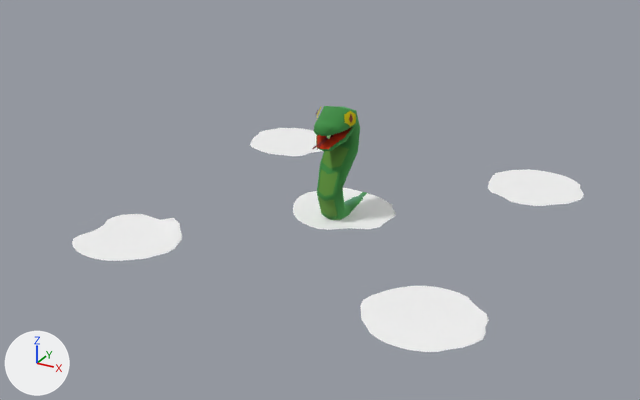
A saved change to the glTF model assets/old_gods/map2.glb.
Before and after are seen from a 50 mm lens placed at (1.85, -3.6, 1.79), pointed at (-0.05, -0.15, 0.07). The axes (+X, +Y, +Z) are drawn at lower left. The lights are the same throughout. Where no turn or scale is listed for an object, it has been applied to the vertices. Vertices at the same position are counted once.

Before the edit, the objects in view are built like this:
```python
me_cylinder = bpy.data.meshes.new('Cylinder')
me_cylinder.from_pydata(...)  # 291 vertices, 530 faces; spans x -0.099..0.099, y -0.322..0.254, z -0.006..0.601
me_cylinder.materials.append(mat_f3dlite_material)
me_cylinder_007 = bpy.data.meshes.new('Cylinder.007')
me_cylinder_007.from_pydata(...)  # 32 vertices, 30 faces; spans x -0.269..0.258, y -0.25..0.25, z 0.1
me_cylinder_007.materials.append(mat_f3dlite_material_007)
me_cylinder_008 = bpy.data.meshes.new('Cylinder.008')
me_cylinder_008.from_pydata(...)  # 32 vertices, 30 faces; spans x -0.245..0.259, y -0.25..0.25, z 0.1
me_cylinder_008.materials.append(mat_f3dlite_material_008)
ob_cylinder_006 = bpy.data.objects.new('Cylinder.006', me_cylinder_007)
ob_cylinder_006.location = (0.75, -0.75, -0.136)
ob_cylinder_007 = bpy.data.objects.new('Cylinder.007', me_cylinder_008)
ob_cylinder_007.location = (0.75, 0.75, -0.136)
ob_snake = bpy.data.objects.new('Snake', me_cylinder)
ob_snake.location = (0.0, 0.028, -0.073)
# also in view: 'Cylinder.008' at (-0.74, 0.74, -0.04); 'Cylinder.009' at (-0.01, 0.01, -0.04); 'Cylinder.005' at (-0.71, -0.75, -0.03)
```
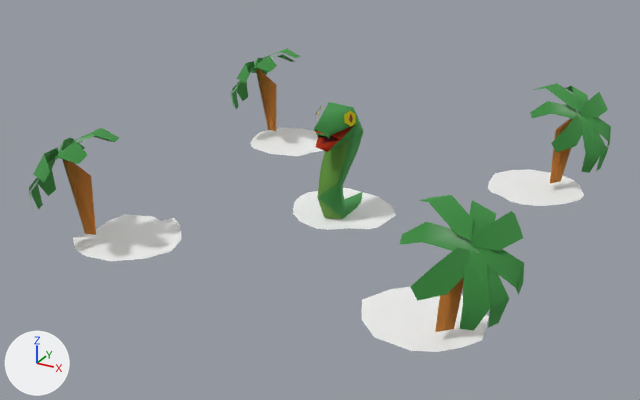
Location of each change, (x1, y1, x2, y2) in pixels of the pictures (640 x 400 px):
'Palm_Tree', added
    after: (399, 195, 524, 332)
'Snake', reshaped (9% narrower)
    before: (313, 106, 369, 220)
    after: (314, 102, 365, 219)
'Palm_Tree.003', added
    after: (530, 83, 611, 184)
'Palm_Tree.001', added
    after: (29, 128, 119, 235)
'Palm_Tree.002', added
    after: (231, 49, 300, 131)

Patch to the scene script:
```diff
--- a/assets/old_gods/map2.glb.py
+++ b/assets/old_gods/map2.glb.py
@@ mat_f3dlite_material_004 @@
+mat_f3dlite_material_004 = bpy.data.materials.new('f3dlite_material.004')
+mat_f3dlite_material_004.use_nodes = True; mat_f3dlite_material_004.node_tree.nodes.clear()
+_N = mat_f3dlite_material_004.node_tree.nodes; _L = mat_f3dlite_material_004.node_tree.links
+n0 = _N.new('ShaderNodeBsdfPrincipled'); n0.name = 'Principled BSDF'
+n0.inputs[1].default_value = 1.0  # 'Metallic'
+n0.inputs[2].default_value = 1.0  # 'Roughness'
+n1 = _N.new('ShaderNodeOutputMaterial'); n1.name = 'Material Output'
+n2 = _N.new('ShaderNodeVertexColor'); n2.name = 'Color Attribute'
+_L.new(n0.outputs[0], n1.inputs[0])  # 'BSDF' to 'Surface'
+_L.new(n2.outputs[0], n0.inputs[0])  # 'Color' to 'Base Color'
@@ mat_f3dlite_material_003 @@
+mat_f3dlite_material_003 = bpy.data.materials.new('f3dlite_material.003')
+mat_f3dlite_material_003.use_nodes = True; mat_f3dlite_material_003.node_tree.nodes.clear()
+_N = mat_f3dlite_material_003.node_tree.nodes; _L = mat_f3dlite_material_003.node_tree.links
+n0 = _N.new('ShaderNodeBsdfPrincipled'); n0.name = 'Principled BSDF'
+n0.inputs[1].default_value = 1.0  # 'Metallic'
+n0.inputs[2].default_value = 1.0  # 'Roughness'
+n1 = _N.new('ShaderNodeOutputMaterial'); n1.name = 'Material Output'
+n2 = _N.new('ShaderNodeVertexColor'); n2.name = 'Color Attribute'
+_L.new(n0.outputs[0], n1.inputs[0])  # 'BSDF' to 'Surface'
+_L.new(n2.outputs[0], n0.inputs[0])  # 'Color' to 'Base Color'
@@ mat_f3dlite_material_002 @@
+mat_f3dlite_material_002 = bpy.data.materials.new('f3dlite_material.002')
+mat_f3dlite_material_002.use_nodes = True; mat_f3dlite_material_002.node_tree.nodes.clear()
+_N = mat_f3dlite_material_002.node_tree.nodes; _L = mat_f3dlite_material_002.node_tree.links
+n0 = _N.new('ShaderNodeBsdfPrincipled'); n0.name = 'Principled BSDF'
+n0.inputs[1].default_value = 1.0  # 'Metallic'
+n0.inputs[2].default_value = 1.0  # 'Roughness'
+n1 = _N.new('ShaderNodeOutputMaterial'); n1.name = 'Material Output'
+n2 = _N.new('ShaderNodeVertexColor'); n2.name = 'Color Attribute'
+_L.new(n0.outputs[0], n1.inputs[0])  # 'BSDF' to 'Surface'
+_L.new(n2.outputs[0], n0.inputs[0])  # 'Color' to 'Base Color'
@@ mat_f3dlite_material_001 @@
+mat_f3dlite_material_001 = bpy.data.materials.new('f3dlite_material.001')
+mat_f3dlite_material_001.use_nodes = True; mat_f3dlite_material_001.node_tree.nodes.clear()
+_N = mat_f3dlite_material_001.node_tree.nodes; _L = mat_f3dlite_material_001.node_tree.links
+n0 = _N.new('ShaderNodeBsdfPrincipled'); n0.name = 'Principled BSDF'
+n0.inputs[1].default_value = 1.0  # 'Metallic'
+n0.inputs[2].default_value = 1.0  # 'Roughness'
+n1 = _N.new('ShaderNodeOutputMaterial'); n1.name = 'Material Output'
+n2 = _N.new('ShaderNodeVertexColor'); n2.name = 'Color Attribute'
+_L.new(n0.outputs[0], n1.inputs[0])  # 'BSDF' to 'Surface'
+_L.new(n2.outputs[0], n0.inputs[0])  # 'Color' to 'Base Color'
@@ me_cylinder @@
-me_cylinder.from_pydata(...)  # 291 vertices, 530 faces; spans x -0.099..0.099, y -0.322..0.254, z -0.006..0.601
+me_cylinder.from_pydata(...)  # 56 vertices, 78 faces; spans x -0.099..0.099, y -0.257..0.244, z -0.004..0.603
+# me_cylinder part 1: 1 vertex moved from x -0.058, y -0.204, z 0.507 to x -0.046, y -0.243, z 0.521; 274 vertices removed from x -0.098..0.098, y -0.322..0.254, z -0.006..0.601; 39 vertices added at x -0.094..0.094, y -0.257..0.244, z -0.004..0.603
 me_cylinder.materials.append(mat_f3dlite_material)
@@ ob_palm_tree_003 @@
+ob_palm_tree_003 = bpy.data.objects.new('Palm_Tree.003', me_mesh_003)  # 63 vertices, 49 faces; spans x -0.173..0.245, y -0.285..0.269, z 0.006..0.507
+ob_palm_tree_003.location = (0.847, 0.778, 0.0)
@@ ob_palm_tree_002 @@
+ob_palm_tree_002 = bpy.data.objects.new('Palm_Tree.002', me_mesh_002)  # 63 vertices, 49 faces; spans x -0.251..0.179, y -0.297..0.242, z 0.006..0.507
+ob_palm_tree_002.location = (-0.889, 0.781, 0.0)
@@ ob_palm_tree_001 @@
+ob_palm_tree_001 = bpy.data.objects.new('Palm_Tree.001', me_mesh_001)  # 63 vertices, 49 faces; spans x -0.247..0.178, y -0.292..0.213, z 0.006..0.507
+ob_palm_tree_001.location = (-0.866, -0.857, 0.0)
@@ ob_palm_tree @@
+ob_palm_tree = bpy.data.objects.new('Palm_Tree', me_mesh)  # 63 vertices, 49 faces; spans x -0.161..0.248, y -0.285..0.242, z 0.006..0.507
+ob_palm_tree.location = (0.877, -0.857, 0.0)
```
